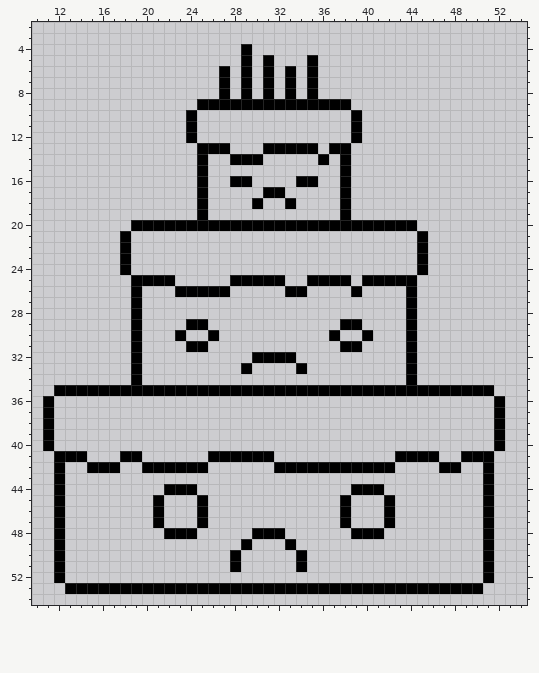
Two versions of one pixel-art file, Assets/Sprites/Enemies/Cake.ase. This is how it looked before the edit.
64x64 pixels, 1 frame. Shown: x 10..54, y 2..54.
New version:
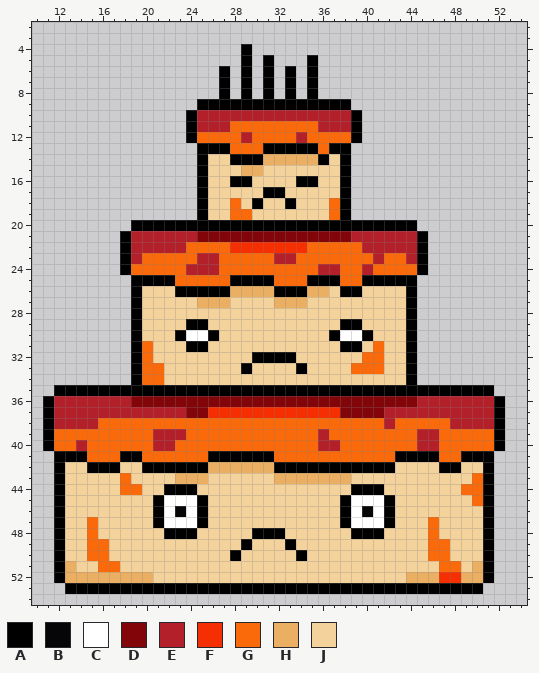
Palette (. is transparent): A #000000  B #060608  C #ffffff  D #820509  E #b4202a  F #f52f01  G #fa6a0a  H #eaaf63  J #f4d29c
Changes in this commit:
layer "Cake" added
layer "Details" added
layer "Shading1" soft light added
layer "Layer 1" removed
Layers "Shading1", "Details", "Cake":
y 10: x 25..38 .............. -> EEEEEEEEEEEEEE
y 11: x 25..38 .............. -> EEEGGGGGGGGEEE
y 12: x 25..38 .............. -> GGGGEGGGGEGGGG
y 13: x 28..30 ... -> GGG; x 36 . -> G
y 14: x 26..27 .. -> JJ; x 31..35 ..... -> HHHHH; x 37 . -> J
y 15: x 26..37 ............ -> JJJHHJJJJJJJ
y 16: x 26..27 .. -> JJ; x 30..33 .... -> JJJJ; x 36..37 .. -> JJ
y 17: x 26..30 ..... -> JJJJJ; x 33..37 ..... -> JJJJJ
y 18: x 26..29 .... -> JJGJ; x 31..32 .. -> JJ; x 34..37 .... -> JJJG
y 19: x 26..37 ............ -> JJGGJJJJJJJG
y 21: x 19..44 .......................... -> EEEEEEDDDDDDDDDDDDDDEEEEEE
y 22: x 19..44 .......................... -> EEEEEGGGGFFFFFFFGGGGGEEEEE
y 23: x 19..44 .......................... -> EGGGGGEEGGGGGEEGGGGGGGEGGE
y 24: x 19..44 .......................... -> GGGGGEEEGGGGGGGGGEEGGEGGGG
y 25: x 23..27 ..... -> GGGGG; x 32..34 A.. -> GGG; x 38..39 A. -> GG
y 26: x 20..22 ... -> JJJ; x 28..32 ..... -> HHHHA; x 35..38 .... -> HHJA; x 40..43 .... -> JJJJ
y 27: x 20..43 ........................ -> JJJJJHHHJJJJHHHJJJJJJJJJ
y 28: x 20..43 ........................ -> JJJJJJJJJJJJJJJJJJJJJJJJ
y 29: x 20..23 .... -> JJJJ; x 26..37 ............ -> JJJJJJJJJJJJ; x 40..43 .... -> JJJJ
y 30: x 20..22 ... -> JJJ; x 24..25 .. -> CC; x 27..36 .......... -> JJJJJJJJJJ; x 38..39 .. -> CC; x 41..43 ... -> JJJ
y 31: x 20..23 .... -> GJJJ; x 26..37 ............ -> JJJJJJJJJJJJ; x 40..43 .... -> JGJJ
y 32: x 20..29 .......... -> GJJJJJJJJJ; x 34..43 .......... -> JJJJJJGGJJ
y 33: x 20..28 ......... -> GGJJJJJJJ; x 30..33 .... -> JJJJ; x 35..43 ......... -> JJJJGGGJJ
y 34: x 20..43 ........................ -> GGJJJJJJJJJJJJJJJJJJJJJJ
y 36: x 12..51 ........................................ -> EEEEEEEDDDDDDDDDDDDDDDDDDDDDDDDDDEEEEEEE
y 37: x 12..51 ........................................ -> EEEEEEEEEEEEDDFFFFFFFFFFFFDDDDEEEEEEEEEE
y 38: x 12..51 ........................................ -> EEEEGGGGGGGGGGGGGGGGGGGGGGGGGGEGGGGGEEEE
y 39: x 12..51 ........................................ -> GGGGGGGGGEEEGGGGGGGGGGGGEGGGGGGGGEEGGGGG
y 40: x 12..51 ........................................ -> GGEGGGGGGEEGGGGGGGGGGGGGEEGGGGGGGEEGGGGG
y 41: x 15..17 ... -> GGG; x 20..25 ...... -> GGGGGG; x 32..42 ........... -> GGGGGGGGGGG; x 47..48 .. -> GG
y 42: x 13..14 .. -> JJ; x 18..19 .. -> JJ; x 26..31 ...... -> HHHHHH; x 43..46 .... -> JJJJ; x 49..50 .. -> JJ
y 43: x 13..50 ...................................... -> JJJJJGJJJJHHHJJJJJJHHHHHHHJJJJJJJJJJJG
y 44: x 13..21 ......... -> JJJJJGGJJ; x 25..38 .............. -> JJJJJJJJJJJJJJ; x 42..50 ......... -> JJJJJJJGG
y 45: x 13..20 ........ -> JJJJJJJJ; x 22..24 ... -> CCC; x 26..37 ............ -> JJJJJJJJJJJJ; x 39..41 ... -> CCC; x 43..50 ........ -> JJJJJJJG
y 46: x 13..20 ........ -> JJJJJJJJ; x 22..24 ... -> CBC; x 26..37 ............ -> JJJJJJJJJJJJ; x 39..41 ... -> CBC; x 43..50 ........ -> JJJJJJJJ
y 47: x 13..20 ........ -> JJGJJJJJ; x 22..24 ... -> CCC; x 26..37 ............ -> JJJJJJJJJJJJ; x 39..41 ... -> CCC; x 43..50 ........ -> JJJGJJJJ
y 48: x 13..21 ......... -> JJGJJJJJJ; x 25..29 ..... -> JJJJJ; x 33..38 ...... -> JJJJJJ; x 42..50 ......... -> JJJJGJJJJ
y 49: x 13..28 ................ -> JJGGJJJJJJJJJJJJ; x 30..32 ... -> JJJ; x 34..50 ................. -> JJJJJJJJJJJJGGJJJ
y 50: x 13..27 ............... -> JJGGJJJJJJJJJJJ; x 29..33 ..... -> JJJJJ; x 35..50 ................ -> JJJJJJJJJJJGGJJJ
y 51: x 13..50 ...............A.....A................ -> HJJGGJJJJJJJJJJJJJJJJJJJJJJJJJJJJJGGJH
y 52: x 13..50 ...................................... -> HHHHHHHHJJJJJJJJJJJJJJJJJJJJJJJHHHFFHH
